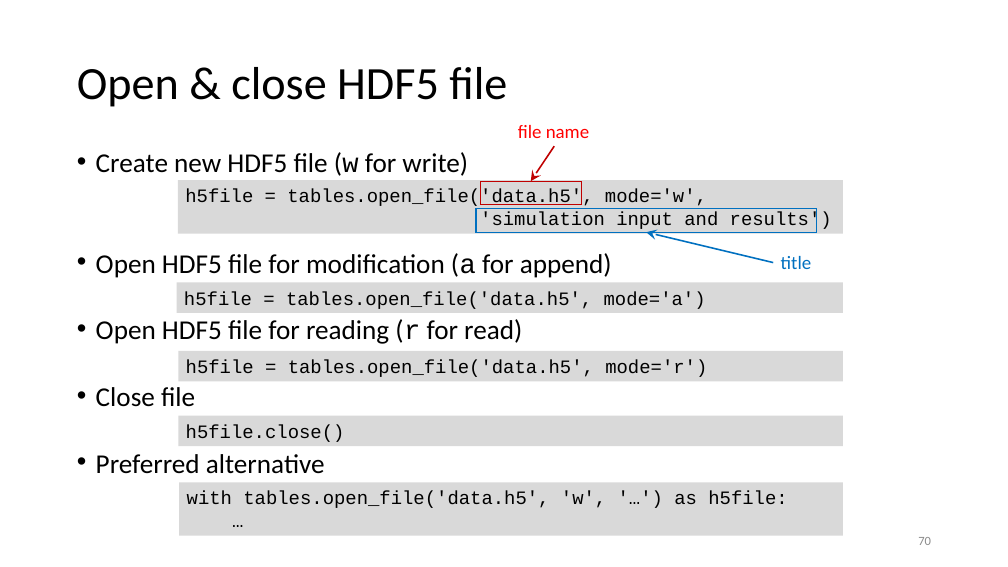
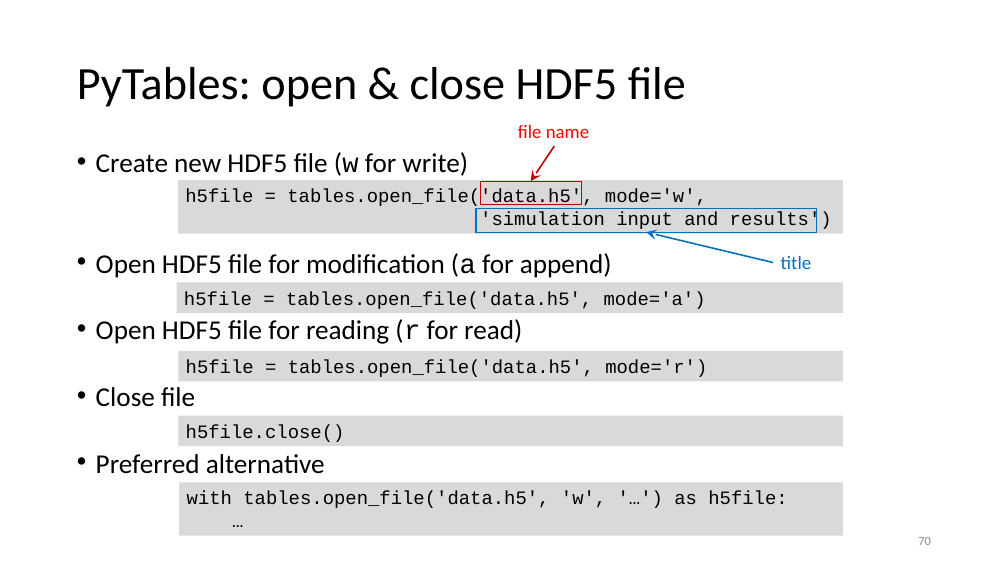
Before and after one commit to gjbex/Scientific-Python, a slide deck: slide 70 of scientific_python.pptx. Drawn at 1008x567 pixels with LibreOffice and Linux fonts; fonts in the diff are those of the drawing. Boxes give left, top, right and bottom in pixels: in the first picture for what was removed or moved away, otherwise in the second. Text is boxed around its words. In the diff, an @@ line names an element or a change of style, - is before the commit and + after.

```diff
--- a/scientific_python.pptx
+++ b/scientific_python.pptx
@@ title at bbox=[77, 67, 686, 107]: text changed @@
-Open & close HDF5 file
+PyTables: open & close HDF5 file
```
Also in this commit, not shown: 10 other slides changed, 6 slides added.
